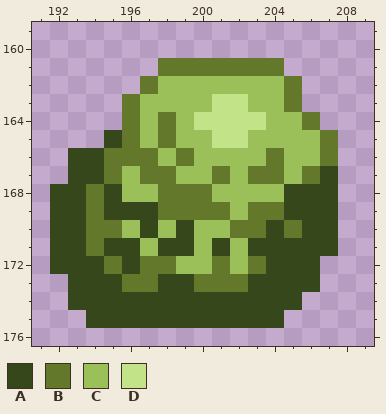
Edited in one commit: pixel-art file (Artwork/TileSets/TileMaps/Stone.ase). Above: the version before the commit.
320x320 pixels, 1 frame. Colours within 5 levels of each other are drawn and written as one. Shown: x 191..209, y 159..176. The commit also changed other parts of the picture, which this record leaves out.
Visible layers, top first: "Layer 2", "Layer 1".
Palette (. is transparent): A #37471c  B #64782b  C #9bbf59  D #c2e387
Pixels before, first column x 192:
161 ......BBBBBBB...
162 .....BCCCCCCCB..
163 ....BCCCCDDCCB..
164 ....BCBCDDDDCCB.
165 ...ABCBCCDDCCCCB
166 .AABBBCBCCCCBCCB
167 .AABCBBCCBCBBCBA
168 AABACCBBBCCCCAAA
169 AABAAABBBBCBBAAA
170 AABBCACACCBBABAA
171 AABAACAACACAAAAA
172 AAABABBCCBCBAAA.
173 .AAABBAABBBAAAA.
174 .AAAAAAAAAAAAA..
175 ..AAAAAAAAAAA...
New version:
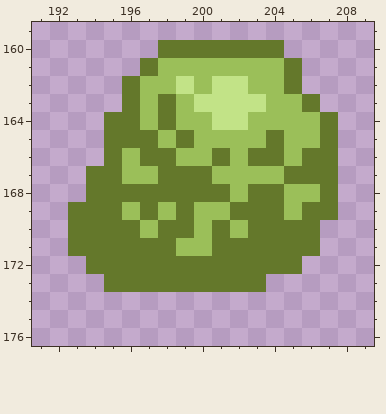
Edits made:
Changed rows in their new state; - is an unchanged pixel.
Layer "Layer 1":
first column x 192:
160 ------BBBBBBB---
161 -----BCCCCCCCB--
162 ----BC-D-DD-----
163 ------B-D--D-CB-
164 ---B----C--C--CB
165 ---B-BCB-CC-B---
166 -..-C-BC-B-B--B-
167 -.B--C-BBC-CCB-B
168 ..-BBB---B-BBCCB
169 .B-BCBC-CCB--CBB
170 .B--BCBB-BC-B-B.
171 .B-BBBBC-BBBBBB.
172 ..B-B--BB-B-BB.-
173 -..B--BB---B...-
174 -.............--
175 --...........---
Boxes around the changes in both pictures, in picture pixels (x1, y1, x2, y2):
changed: (50, 40, 338, 328)
